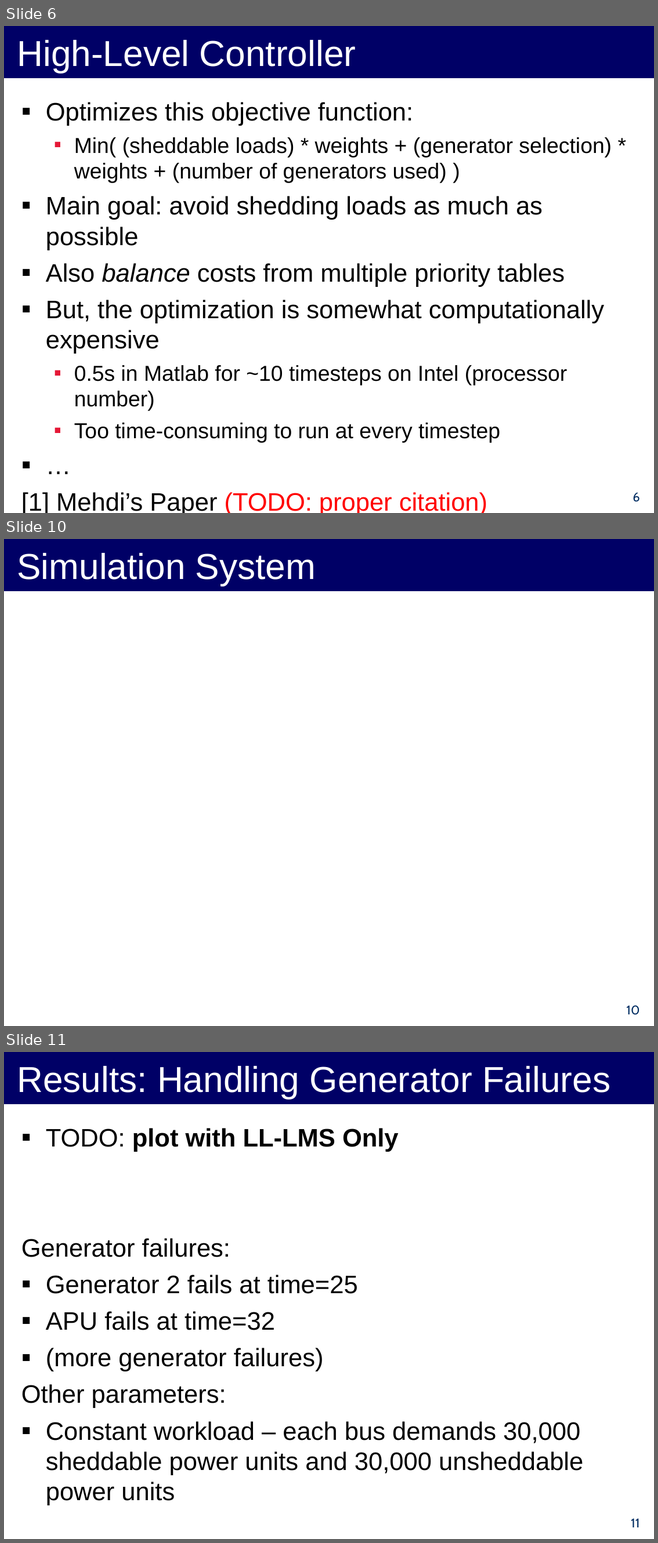
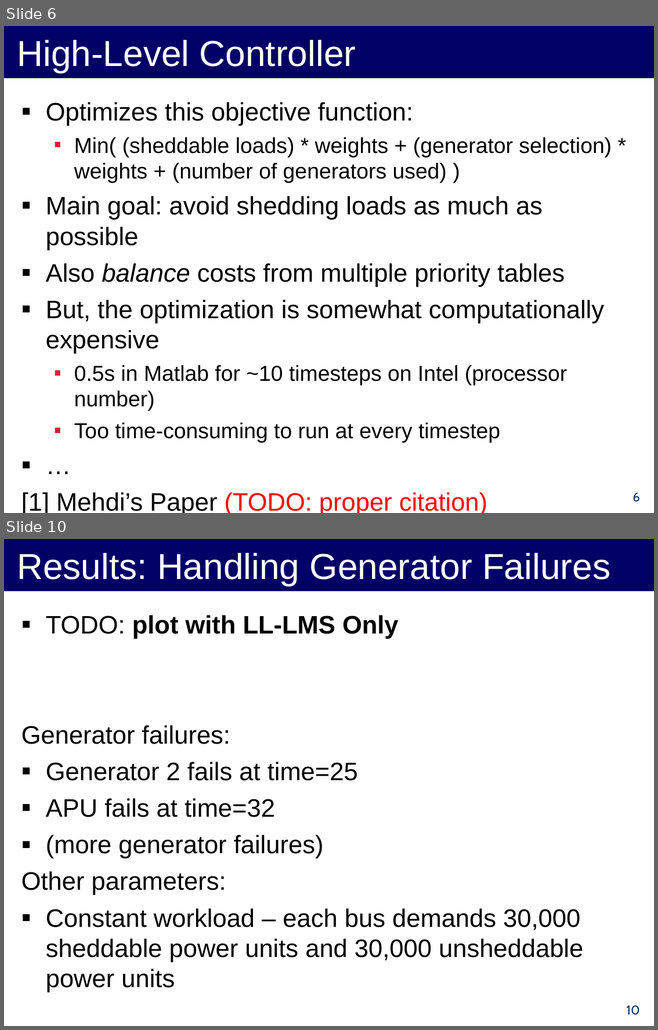
Before and after one commit to forresti/optimal_load_management, a slide deck: project/12-3-12_Presentation.ppt. Shown one above the other, each under a label of ours: slides 6, 10 and 11 before the commit, slides 6 and 10 after it; the slides between them are not shown. The pictures are 658x1543 and 658x1030 pixels, drawn with LibreOffice and Linux fonts; fonts in the diff are those of the drawing. Boxes give left, top, right and bottom in pixels: in the first picture for what was removed or moved away, otherwise in the second. Text is boxed around its words. In the diff, an @@ line names an element or a change of style, - is before the commit and + after.

Commit message:
adding a more detailed diagram of our simulation. (start with high-level diagram, then add details)

```diff
--- a/project/12-3-12_Presentation.ppt
+++ b/project/12-3-12_Presentation.ppt
@@ slide 10 removed at (x1=4, y1=539, x2=654, y2=1026), background #FFFFFF @@
@@ title removed at (x1=4, y1=539, x2=654, y2=591) @@
-Simulation System
@@ page number removed at (x1=626, y1=1005, x2=639, y2=1015) @@
-10
@@ what was slide 11 is now slide 10 @@
@@ page number at (x1=626, y1=1005, x2=639, y2=1015): text changed @@
-11
+10
```
Also in this commit, not shown: 3 slides changed.
